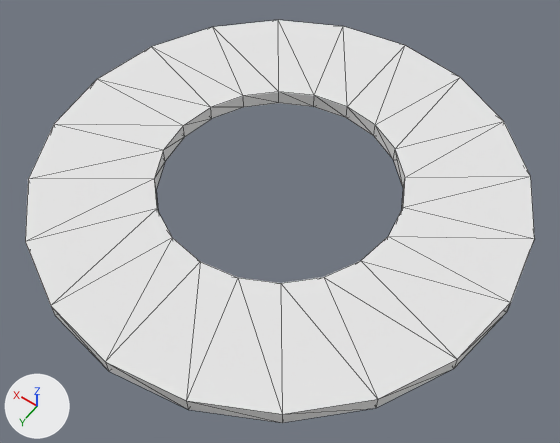
One commit to the OBJ model v_0_3_gameplay_experiments/Models/free_star.obj: the scene before it, then after it.
Camera for both pictures: a 50 mm camera at (-0.178, 0.249, 0.355) aimed at (-0.011, 0.015, -0.014). The axes (+X, +Y, +Z) are drawn at lower left. The lights are the same throughout. Mesh edges are drawn as thin lines. Where no turn or scale is listed for an object, it has been applied to the vertices.

The scene before the commit, as lines of its bpy script (objects in view):
```python
me_free_star = bpy.data.meshes.new('free_star')
me_free_star.from_pydata(...)  # 80 vertices, 160 faces; spans x -0.15..0.15, y -0.15..0.15, z -0.005..0.005
me_free_star.materials.append(mat_phong4sg)  # white #e7e7e7
ob_free_star = bpy.data.objects.new('free_star', me_free_star)
ob_free_star.location = (0.0, 0.0, 0.0)
```
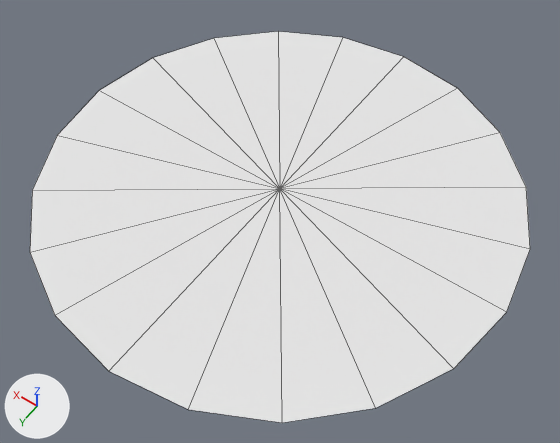
The newer file is also rescaled (x2.0), turned or shifted as a whole; pictures and numbers use the older file's frame.

Changed parts and their boxes (x1, y1, x2, y2) in the pictures (560 x 443 px):
'free_star', reshaped: before (25, 20, 535, 423); after (30, 31, 530, 423)

What changed in the scene script:
```text
Change me_free_star:
    used by ob_free_star; location = (0.0, 0.0, 0.0)
    remove me_free_star.from_pydata(...)  # 80 vertices, 160 faces; spans x -0.15..0.15, y -0.15..0.15, z -0.005..0.005
    add me_free_star.from_pydata(...)  # 21 vertices, 20 faces; spans x -0.15..0.15, y -0.15..0.15, z -0.005
    me_free_star part 1
    60 vertices are removed from x -0.15..0.15, y -0.15..0.15, z -0.005..0.005
    160 faces are deleted
    1 vertex is added at (0.0, 0.0, -0.005)
    20 new faces join them
```
